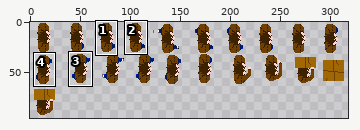
Two states of a sprite sheet, media/player.png. The first picture is a wide view before the edit; the outline marks the close-up.
Close-up. Old version:
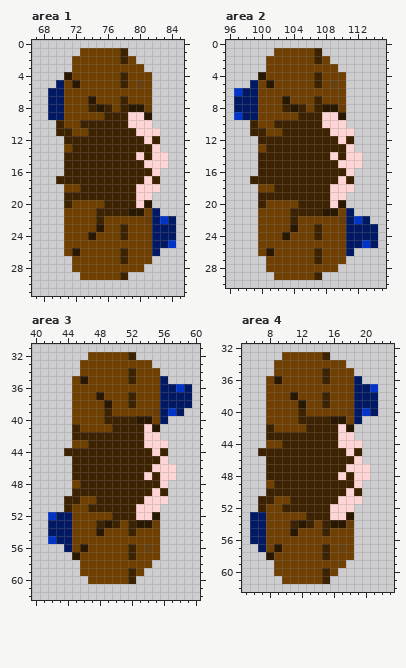
The file is 320x96 pixels. Colours within 5 levels of each other are drawn and written as one. Shown: area 1: x 67..85, y 0..31; area 2: x 96..115, y 0..30; area 3: x 40..60, y 31..62; area 4: x 5..23, y 32..62. The wide view leaves out empty margins. The commit also changed other parts of the picture, which this record leaves out.
New version:
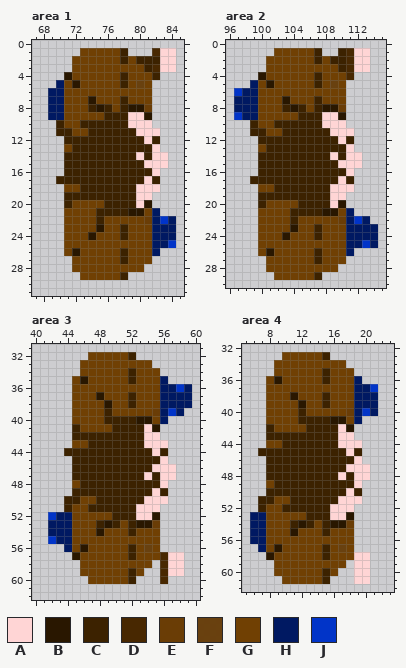
Palette (. is transparent): A #ffd5d5  B #291700  C #3c2200  D #482801  E #693c04fd  F #663c09f7  G #704003  H #001962  J #0134c8
Edits made:
--- area 1
@@ x 78..85 @@
  0 ........
- 1 C.......
- 2 CG......
- 3 GGG.....
- 4 CGGG....
+ 1 C...DAA.
+ 2 CGCCCAA.
+ 3 GGGCDAA.
+ 4 CGGGC...
  5 CGFG....
--- area 2
@@ x 107..115 @@
  0 .........
- 1 C........
- 2 CG.......
- 3 GGG......
- 4 CGGG.....
+ 1 C..CDAA..
+ 2 CGCCDAA..
+ 3 GGGCDAA..
+ 4 CGGGD....
  5 CGFG.....
--- area 3
@@ x 54..60 @@
 56 FG.....
-57 GG.....
-58 G......
-59 .......
-60 .......
+57 GGDAA..
+58 G.DAA..
+59 ..DAA..
+60 ..D....
 61 .......
--- area 4
@@ x 17..22 @@
 57 FG....
-58 GG....
-59 G.....
-60 ......
-61 ......
+58 GGAA..
+59 G.AA..
+60 ..AA..
+61 ..AA..
 62 ......
